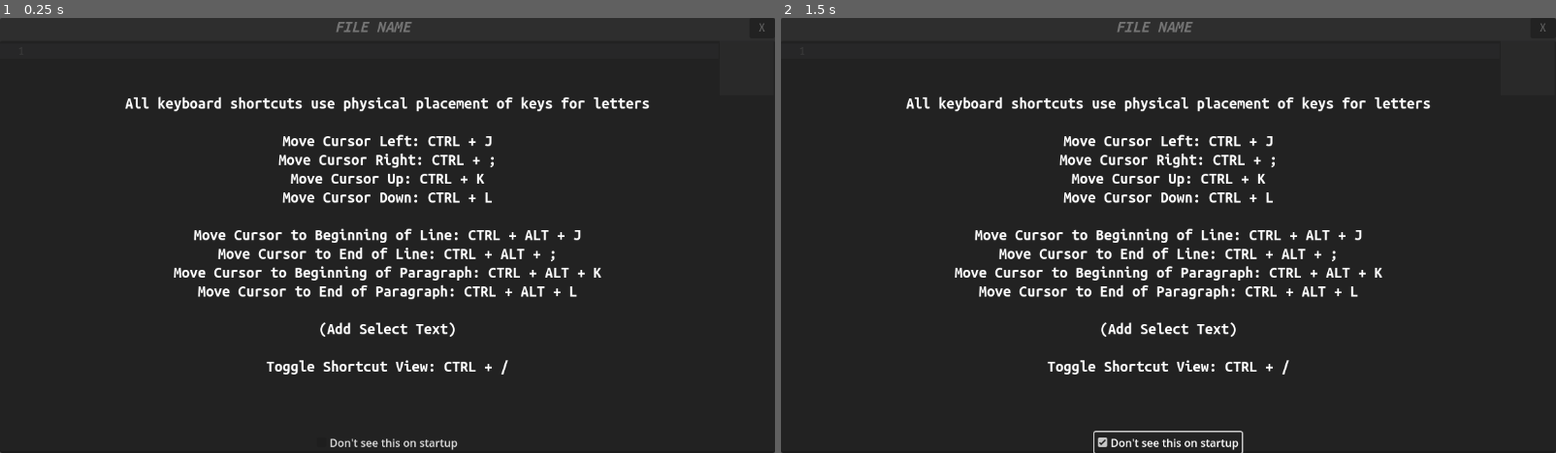
Above: before the commit, frames 1-2 (left to right).
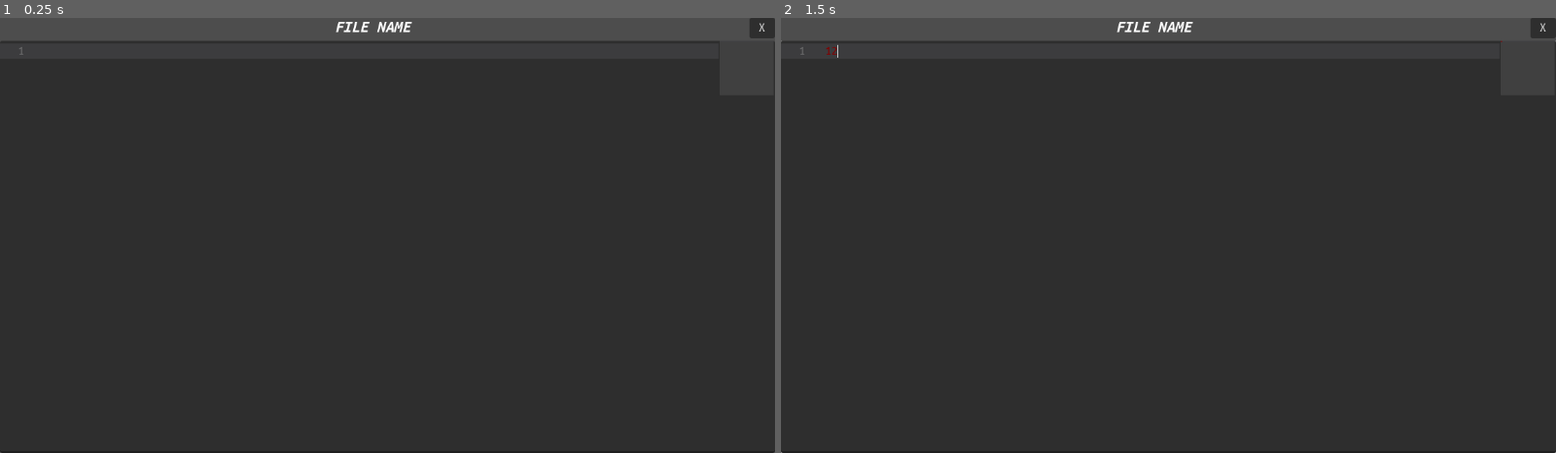
Above: after the commit, the same moments.

Repository: A4R7bluep/AzriaEditor
Game: Godot game, scene res://root.tscn
Two runs of this game, one before a commit and one after it. Both use one fixed random seed, a clock stepped at 60 frames per second and the inputs below.
Inputs (mouse positions are in pixels of both pictures, inside the frame that each line leads up to):
- Up to frame 1 (0.25 s): no input
- Up to frame 2 (1.5 s): click (1168, 248) at 0.52 s; type "12" at 0.6 s; click (1168, 444) at 1.25 s, where only the run before the commit has a clickable "Don't see this on startup"

The runs differ from the first frame. In frame 1, 9.6% of the frame differs, in the area x 0-100%, y 0-100%; in frame 2, 9.7%.

Commit message:
selection shortcut

Diff:
--- a/project.godot
+++ b/project.godot
@@ -20,7 +20,7 @@
 
 block={
 "deadzone": 0.5,
-"events": [Object(InputEventKey,"resource_local_to_scene":false,"resource_name":"","device":-1,"window_id":0,"alt_pressed":false,"shift_pressed":false,"ctrl_pressed":true,"meta_pressed":false,"pressed":false,"keycode":0,"physical_keycode":0,"key_label":4194326,"unicode":0,"location":0,"echo":false,"script":null)
+"events": [Object(InputEventKey,"resource_local_to_scene":false,"resource_name":"","device":0,"window_id":0,"alt_pressed":false,"shift_pressed":false,"ctrl_pressed":false,"meta_pressed":false,"pressed":false,"keycode":0,"physical_keycode":4194326,"key_label":0,"unicode":0,"location":0,"echo":false,"script":null)
 , Object(InputEventKey,"resource_local_to_scene":false,"resource_name":"","device":-1,"window_id":0,"alt_pressed":false …(186 unchanged characters)…
 ]
 }
@@ -94,3 +94,33 @@
 "events": [Object(InputEventKey,"resource_local_to_scene":false,"resource_name":"","device":-1,"window_id":0,"command_o …(185 unchanged characters)…
 ]
 }
+select_left={
+"deadzone": 0.5,
+"events": [Object(InputEventKey,"resource_local_to_scene":false,"resource_name":"","device":-1,"window_id":0,"command_or_control_autoremap":true,"alt_pressed":false,"shift_pressed":true,"pressed":false,"keycode":0,"physical_keycode":74,"key_label":0,"unicode":74,"location":0,"echo":false,"script":null)
+]
+}
+select_right={
+"deadzone": 0.5,
+"events": [Object(InputEventKey,"resource_local_to_scene":false,"resource_name":"","device":-1,"window_id":0,"command_or_control_autoremap":true,"alt_pressed":false,"shift_pressed":true,"pressed":false,"keycode":0,"physical_keycode":59,"key_label":0,"unicode":73,"location":0,"echo":false,"script":null)
+]
+}
+select_up={
+"deadzone": 0.5,
+"events": [Object(InputEventKey,"resource_local_to_scene":false,"resource_name":"","device":-1,"window_id":0,"command_or_control_autoremap":true,"alt_pressed":false,"shift_pressed":true,"pressed":false,"keycode":0,"physical_keycode":75,"key_label":0,"unicode":69,"location":0,"echo":false,"script":null)
+]
+}
+select_down={
+"deadzone": 0.5,
+"events": [Object(InputEventKey,"resource_local_to_scene":false,"resource_name":"","device":-1,"window_id":0,"command_or_control_autoremap":true,"alt_pressed":false,"shift_pressed":true,"pressed":false,"keycode":0,"physical_keycode":76,"key_label":0,"unicode":79,"location":0,"echo":false,"script":null)
+]
+}
+undo={
+"deadzone": 0.5,
+"events": [Object(InputEventKey,"resource_local_to_scene":false,"resource_name":"","device":-1,"window_id":0,"command_or_control_autoremap":true,"alt_pressed":false,"shift_pressed":false,"pressed":false,"keycode":0,"physical_keycode":90,"key_label":0,"unicode":122,"location":0,"echo":false,"script":null)
+]
+}
+
+[rendering]
+
+renderer/rendering_method="gl_compatibility"
+renderer/rendering_method.mobile="gl_compatibility"
--- a/root.gd
+++ b/root.gd
@@ -3,7 +3,7 @@
 @onready var fileDialog = $FileDialog
 @onready var richLabel = $BoxContainer/HBoxContainer/RichTextLabel
 @onready var codeEdit = $BoxContainer/CodeEdit
-@onready var timer = $Timer
+@onready var timer = $SaveTimer
 @onready var help = $CanvasLayer
 @onready var shortcutShow = $CanvasLayer/ShortcutPanel/MarginContainer/ShortcutShow
 
@@ -33,72 +33,97 @@
 
 # string.indent()?
 func _process(_delta: float) -> void:
-	if Input.is_action_just_pressed("file_save"):
+	if Input.is_action_pressed("block"):
+		codeEdit.editable = false
+	elif Input.is_action_just_released("block"):
+		codeEdit.editable = true
+
+	if Input.is_action_just_pressed("undo"):
+		codeEdit.editable = true
+		codeEdit.undo()
+
+	elif Input.is_action_just_pressed("file_save"):
 		var fileWrite = FileAccess.open(filePath, FileAccess.WRITE)
-		var currentCol = codeEdit.get_caret_column()
-		var currentLine = codeEdit.get_caret_line()
-		codeEdit.remove_text(currentLine, currentCol - 1, currentLine, currentCol)
 
 		fileWrite.store_string(codeEdit.text)
 		fileWrite.close()
 		richLabel.text = "[center]%s - saved[/center]" % filePath
 		timer.start(5)
 
-	if Input.is_action_just_pressed("file_open"):
-		var currentCol = codeEdit.get_caret_column()
-		var currentLine = codeEdit.get_caret_line()
-		codeEdit.remove_text(currentLine, max(currentCol - 1, 0), currentLine, currentCol)
-
+	elif Input.is_action_just_pressed("file_open"):
 		fileDialog.visible = true
 
-	if Input.is_action_just_pressed("caret_left"):
-		var currentCol = codeEdit.get_caret_column()
-		var currentLine = codeEdit.get_caret_line()
-		codeEdit.remove_text(currentLine, currentCol - 1, currentLine, currentCol)
-		codeEdit.set_caret_column(currentCol - 2)
+	elif Input.is_action_just_pressed("select_left"):
+		var selectCol = codeEdit.get_selection_to_column()
+		var selectLine = codeEdit.get_selection_to_line()
+		var caretCol = codeEdit.get_caret_column()
+		var caretLine = codeEdit.get_caret_line()
+		codeEdit.select(selectLine, selectCol, caretLine, caretCol - 1)
 
-	if Input.is_action_just_pressed("caret_right"):
-		var currentCol = codeEdit.get_caret_column()
-		var currentLine = codeEdit.get_caret_line()
-		codeEdit.remove_text(currentLine, currentCol - 1, currentLine, currentCol)
-		codeEdit.set_caret_column(currentCol)
+	elif Input.is_action_just_pressed("select_right"):
+		var selectCol = codeEdit.get_selection_from_column()
+		var selectLine = codeEdit.get_selection_from_line()
+		var caretCol = codeEdit.get_caret_column()
+		var caretLine = codeEdit.get_caret_line()
+		codeEdit.set_selection_mode(TextEdit.SELECTION_MODE_SHIFT)
+		codeEdit.select(selectLine, selectCol, caretLine, caretCol + 1)
 
-	if Input.is_action_just_pressed("caret_up"):
-		var currentCol = codeEdit.get_caret_column()
-		var currentLine = codeEdit.get_caret_line()
-		codeEdit.remove_text(currentLine, max(currentCol - 1, 0), currentLine, currentCol)
-		codeEdit.set_caret_line(currentLine - 1)
+	elif Input.is_action_just_pressed("select_up"):
+		var selectCol = codeEdit.get_selection_to_column()
+		var selectLine = codeEdit.get_selection_to_line()
+		var caretCol = codeEdit.get_caret_column()
+		var caretLine = codeEdit.get_caret_line()
+		codeEdit.select(selectLine, selectCol, caretLine - 1, caretCol)
 
-	if Input.is_action_just_pressed("caret_down"):
-		var currentCol = codeEdit.get_caret_column()
-		var currentLine = codeEdit.get_caret_line()
-		codeEdit.remove_text(currentLine, currentCol - 1, currentLine, currentCol)
-		codeEdit.set_caret_line(currentLine + 1)
+	elif Input.is_action_just_pressed("select_down"):
+		var selectCol = codeEdit.get_selection_from_column()
+		var selectLine = codeEdit.get_selection_from_line()
+		var caretCol = codeEdit.get_caret_column()
+		var caretLine = codeEdit.get_caret_line()
+		codeEdit.set_selection_mode(TextEdit.SELECTION_MODE_SHIFT)
+		codeEdit.select(selectLine, selectCol, caretLine + 1, caretCol)
 
-	if Input.is_action_just_pressed("caret_beginning_line"):
+	elif Input.is_action_just_pressed("caret_beginning_line"):
 		codeEdit.set_caret_column(0)
 
-	if Input.is_action_just_pressed("caret_end_line"):
+	elif Input.is_action_just_pressed("caret_end_line"):
 		var currentLine = codeEdit.get_caret_line()
 		codeEdit.set_caret_column(len(codeEdit.get_line(currentLine)))
 
-	if Input.is_action_just_pressed("caret_beginning_para"):
+	elif Input.is_action_just_pressed("caret_beginning_para"):
 		var currentLine = codeEdit.get_caret_line()
 		var begParaLine = find_para_beginning(currentLine)
 		codeEdit.set_caret_line(begParaLine)
 		codeEdit.set_caret_column(codeEdit.get_first_non_whitespace_column(begParaLine))
 
-	if Input.is_action_just_pressed("caret_end_para"):
+	elif Input.is_action_just_pressed("caret_end_para"):
 		var currentLine = codeEdit.get_caret_line()
 		var endParaLine = find_para_end(currentLine)
 		codeEdit.set_caret_line(endParaLine)
 		codeEdit.set_caret_column(codeEdit.get_first_non_whitespace_column(endParaLine))
 
+	elif Input.is_action_just_pressed("caret_left"):
+		codeEdit.deselect()
+		var currentCol = codeEdit.get_caret_column()
+		codeEdit.set_caret_column(currentCol - 1)
+
+	elif Input.is_action_just_pressed("caret_right"):
+		codeEdit.deselect()
+		var currentCol = codeEdit.get_caret_column()
+		codeEdit.set_caret_column(currentCol + 1)
+
+	elif Input.is_action_just_pressed("caret_up"):
+		codeEdit.deselect()
+		var currentLine = codeEdit.get_caret_line()
+		codeEdit.set_caret_line(currentLine - 1)
+
+	elif Input.is_action_just_pressed("caret_down"):
+		codeEdit.deselect()
+		var currentLine = codeEdit.get_caret_line()
+		codeEdit.set_caret_line(currentLine + 1)
+
+
 	if Input.is_action_just_pressed("help"):
-		var currentCol = codeEdit.get_caret_column()
-		var currentLine = codeEdit.get_caret_line()
-		codeEdit.remove_text(currentLine, max(currentCol - 1, 0), currentLine, currentCol)
-
 		help.visible = not help.visible
 
 
--- a/root.tscn
+++ b/root.tscn
@@ -68,10 +68,12 @@
 size_flags_vertical = 3
 size_flags_stretch_ratio = 20.0
 context_menu_enabled = false
+shortcut_keys_enabled = false
 wrap_mode = 1
 scroll_smooth = true
 scroll_past_end_of_file = true
 minimap_draw = true
+caret_draw_when_editable_disabled = true
 caret_mid_grapheme = true
 syntax_highlighter = SubResource("CodeHighlighter_2y6u1")
 highlight_all_occurrences = true
@@ -98,9 +100,10 @@
 show_hidden_files = true
 use_native_dialog = true
 
-[node name="Timer" type="Timer" parent="."]
+[node name="SaveTimer" type="Timer" parent="."]
 
 [node name="CanvasLayer" type="CanvasLayer" parent="."]
+visible = false
 
 [node name="ShortcutPanel" type="Panel" parent="CanvasLayer"]
 anchors_preset = 15
@@ -146,5 +149,5 @@
 
 [connection signal="pressed" from="BoxContainer/HBoxContainer/Close" to="." method="_on_close_pressed"]
 [connection signal="file_selected" from="FileDialog" to="." method="_on_file_dialog_file_selected"]
-[connection signal="timeout" from="Timer" to="." method="_on_timer_timeout"]
+[connection signal="timeout" from="SaveTimer" to="." method="_on_timer_timeout"]
 [connection signal="toggled" from="CanvasLayer/ShortcutPanel/MarginContainer/ShortcutShow" to="." method="_on_shortcut_default_show_toggled"]
Not shown, changed: test.txt
